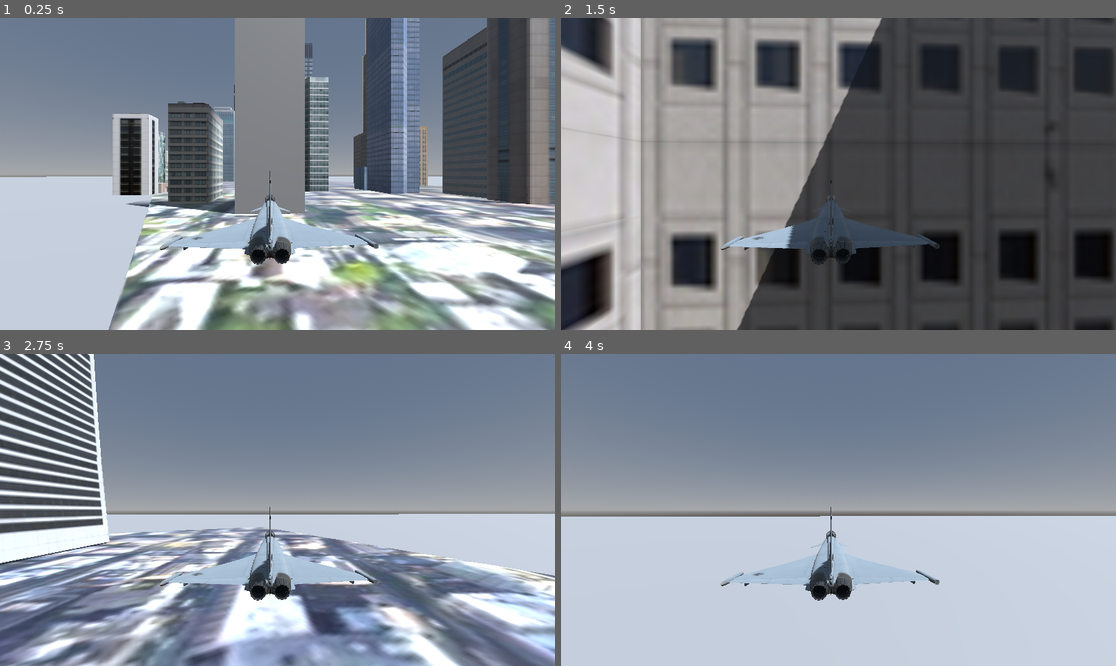
Above: before the commit, frames 1-4 (two rows, left to right).
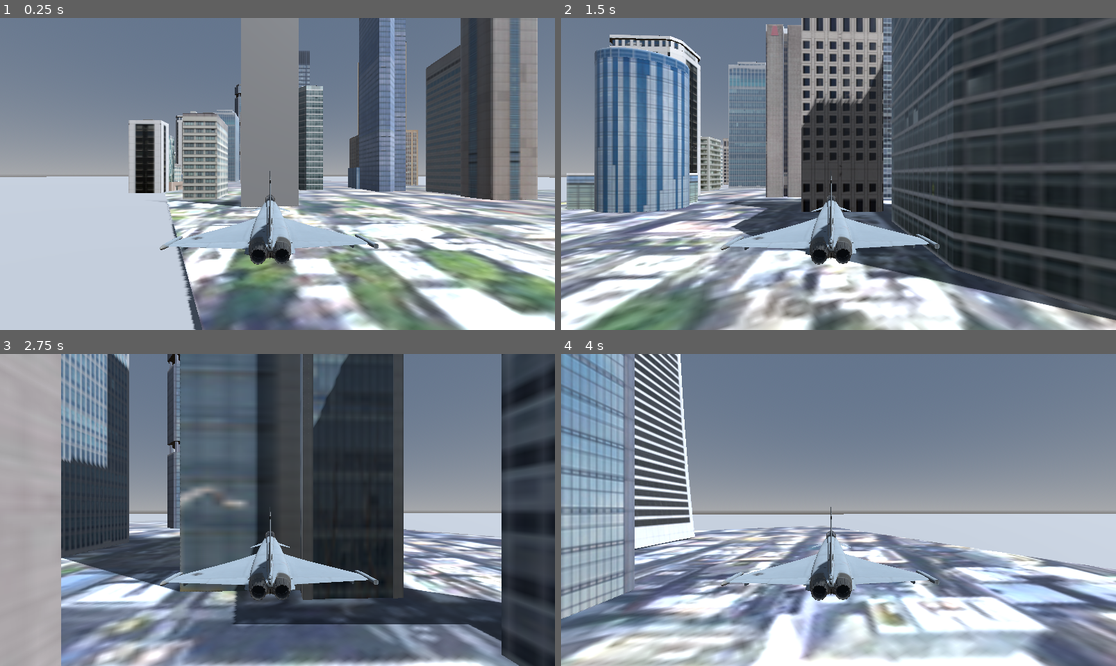
Above: after the commit, the same moments.

Repository: fmanriquedelara/Planes
Game: Godot game, scene res://Flight.tscn
Two runs of this game, one before a commit and one after it. Both use one fixed random seed, a clock stepped at 60 frames per second and the inputs below.
Inputs:
- Up to frame 1 (0.25 s): no input
- Up to frame 2 (1.5 s): no input
- Up to frame 3 (2.75 s): no input
- Up to frame 4 (4 s): no input

The runs differ from the first frame. In frame 1, 41% of the frame differs, in the area x 19-100%, y 0-100%; in frame 2, 68%; in frame 3, 76%, in the area x 0-100%, y 0-100%; in frame 4, 42%.

Commit message:
Weight + yaw + Engine addition

Diff:
--- a/Godot/Flight.tscn
+++ b/Godot/Flight.tscn
@@ -41,6 +41,7 @@
 
 [node name="Camera3D" type="Camera3D" parent="Plane"]
 transform = Transform3D(0.0364693, 0, 0.999335, 0, 1, 0, -0.999335, 0, 0.0364693, 5.03574, 1.34941, 0)
+visible = false
 
 [node name="eurofighter_typhoon_-_fighter_jet_-_free" parent="Plane" instance=ExtResource("3_ihj6d")]
 transform = Transform3D(-0.04, 0, -6.03983e-09, 0, 0.04, 0, 6.03983e-09, 0, -0.04, 0, 0, 0)
--- a/Godot/Plane.gd
+++ b/Godot/Plane.gd
@@ -1,20 +1,29 @@
 extends Node3D
 
 var time := 0.0
-var V := 150.0
+var V := 100.0
 
 var attitude := Quaternion.IDENTITY
 var omega := Vector3.ZERO
 
+var Cx = 0.8;
+var FEngineMax = 10000;
+var FEngineMean = 5000;
+
+var m = 100;
+
+var g = 9.81;
+
 # Time constants [seconds]
 var tau_roll := 0.1
 var tau_pitch := 0.2
+var tau_yaw := 0.2
 @onready var engine_sound: AudioStreamPlayer3D = $EngineSound
 
 func _ready():
 	position = Vector3(0, 10, 0)
 	engine_sound.play()
-	engine_sound.volume_db = -10.0
+	engine_sound.volume_db = -4.0
 
 
 func _process(delta):
@@ -31,18 +40,40 @@
 
 	var throttle = Input.get_axis("rBrake", "rEngine")
 
-	engine_sound.volume_db = lerp(-20.0, 0.0, 1)
+	engine_sound.volume_db = lerp(-8.0, 0.0, throttle)
 
 
 func _update_dynamics(delta):
 	var pitch = Input.get_axis("aPitchIncrease", "aPitchDecrease")
 	var roll = Input.get_axis("aRolLeft", "aRollRight")
+	var left = Input.get_action_strength("aRolLeft")
+	var right = Input.get_action_strength("aRollRight")
+	var rEngine = Input.get_axis("rBrake", "rEngine")
+	var yaw   = Input.get_axis("YawLeft", "YawRight")
+
+	var Flift = 0.5 * 1.25 * (V*V) * 0.000167 * pitch;
+	var FLat = 0;
+	var MRoll = 0.5 * 1.25 * (V*V) * 0.000167 * roll;
+
+	var weight = m * g;
+
+	var Fweight_x = - weight * basis.x.y;
+	var Fweight_y = 0;
+	var Fweight_z = weight * basis.z.y;
+
 
 	var safe_V = max(V, 0.01)
 
+	var F_drag = 0.5*1.25 *Cx*V*V;
+	var F_engine = FEngineMean + (FEngineMax - FEngineMean) * rEngine;
+	var FYaw = 30 * yaw + 0.005*Fweight_z;
+
 	# Desired angular rates
-	var omega_x_cmd = -6.0 * roll
-	var omega_z_cmd = 200.0 * pitch / safe_V
+	var omega_x_cmd = -6.0 * MRoll
+	var omega_z_cmd = 200.0 * Flift / safe_V
+	var omega_y_cmd = - FYaw / safe_V;
+
+	print(basis.z.y)
 
 	# First-order roll dynamics
 	var roll_alpha = 1.0 - exp(-delta / tau_roll)
@@ -53,7 +84,12 @@
 	omega.z += (omega_z_cmd - omega.z) * pitch_alpha
 
 	# No yaw for now
-	omega.y = 0.0
+	var yaw_alpha = 1.0 - exp(-delta / tau_yaw)
+	omega.y += (omega_y_cmd - omega.y) * yaw_alpha
+
+	V += delta * (F_engine-F_drag-Fweight_x) / m;
+
+	print(V)
 
 
 func _integrate_attitude(delta):
--- a/Godot/project.godot
+++ b/Godot/project.godot
@@ -51,3 +51,13 @@
 , Object(InputEventJoypadMotion,"resource_local_to_scene":false,"resource_name":"","device":-1,"axis":2,"axis_value":1.0,"script":null)
 ]
 }
+YawLeft={
+"deadzone": 0.5,
+"events": [Object(InputEventJoypadButton,"resource_local_to_scene":false,"resource_name":"","device":-1,"button_index":9,"pressure":0.0,"pressed":true,"script":null)
+]
+}
+YawRight={
+"deadzone": 0.5,
+"events": [Object(InputEventJoypadButton,"resource_local_to_scene":false,"resource_name":"","device":-1,"button_index":10,"pressure":0.0,"pressed":true,"script":null)
+]
+}
